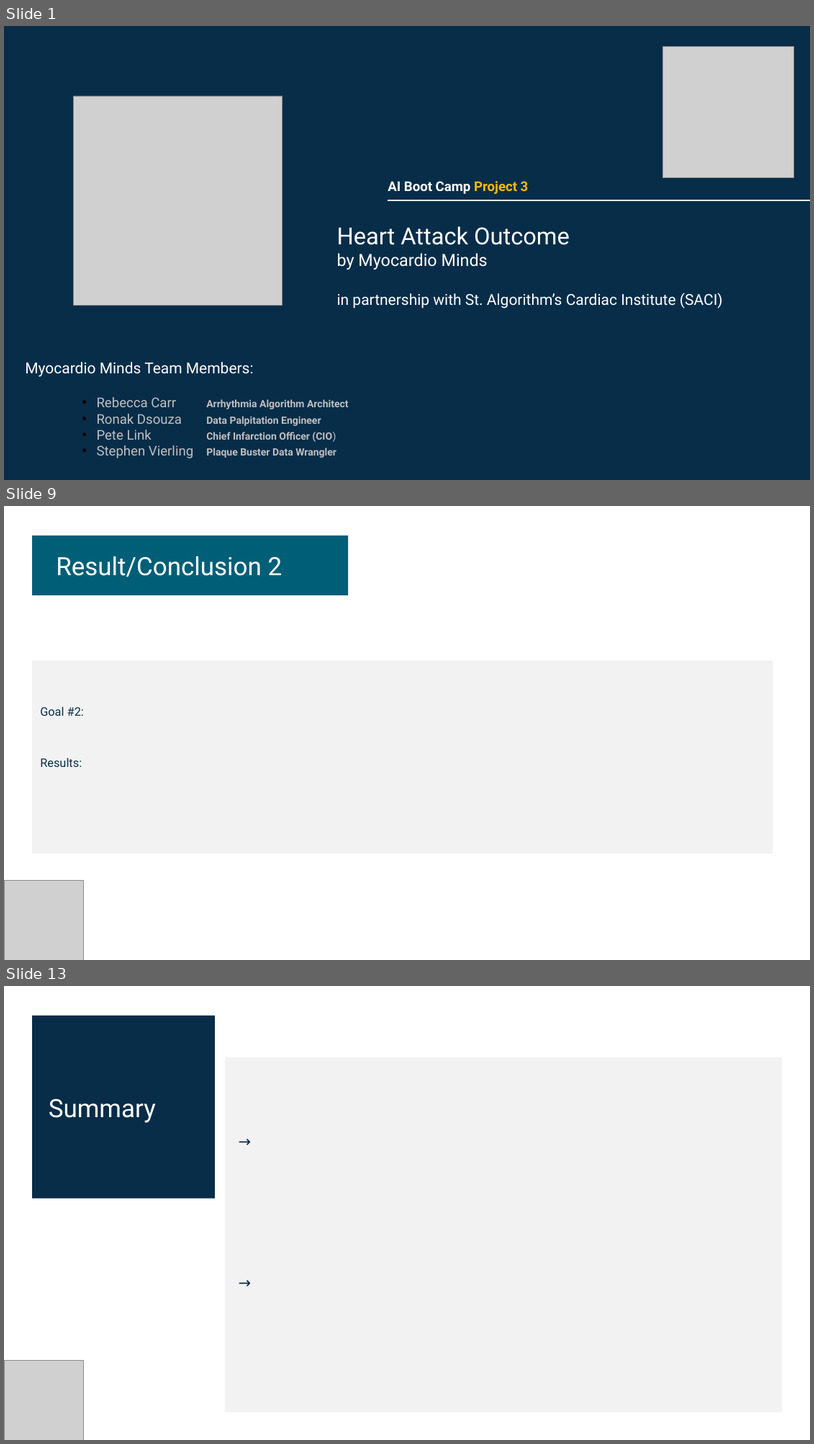
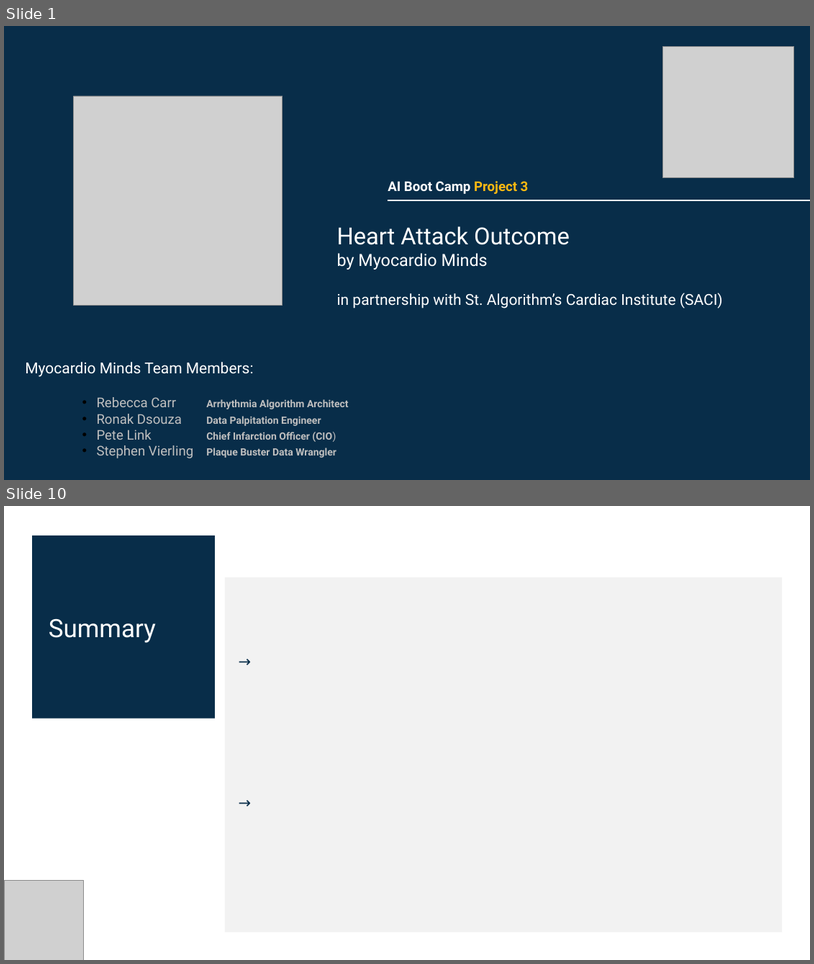
Before and after one commit to Pete1001/heart_attack_outcome, a slide deck: heart_attack_outcome.v1.2.pptx. Shown one above the other, each under a label of ours: slides 1, 9 and 13 before the commit, slides 1 and 10 after it; the slides between them are not shown. The pictures are 814x1444 and 814x964 pixels, drawn with LibreOffice and Linux fonts; fonts in the diff are those of the drawing; grey boxes stand for pictures. Boxes give left, top, right and bottom in pixels: in the first picture for what was removed or moved away, otherwise in the second. Text is boxed around its words. In the diff, an @@ line names an element or a change of style, - is before the commit and + after.

```diff
--- a/heart_attack_outcome.v1.2.pptx
+++ b/heart_attack_outcome.v1.2.pptx
@@ slide 9 removed at [4, 506, 810, 960], background #FFFFFF @@
@@ rectangle removed at [32, 536, 349, 595] @@
@@ text removed at [56, 556, 283, 577] @@
-Result/Conclusion 2
@@ rectangle removed at [32, 660, 774, 853] @@
-Goal #2:
-Results:
@@ picture removed at [4, 880, 83, 960] @@
@@ what was slide 13 is now slide 10 @@
```
Also in this commit, not shown: 8 slides changed, 1 slide added, 3 other slides removed, 2 other files.
